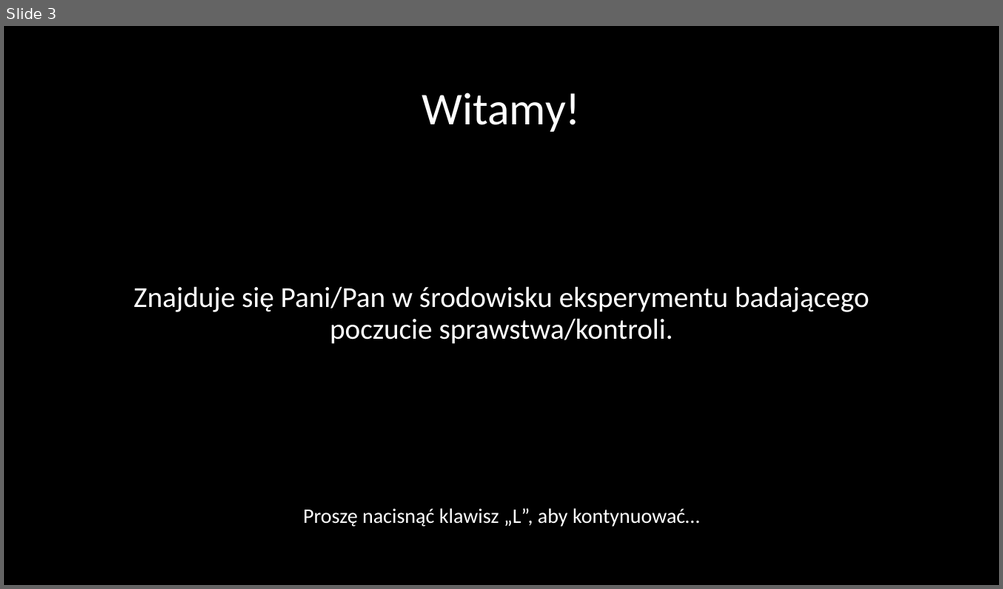
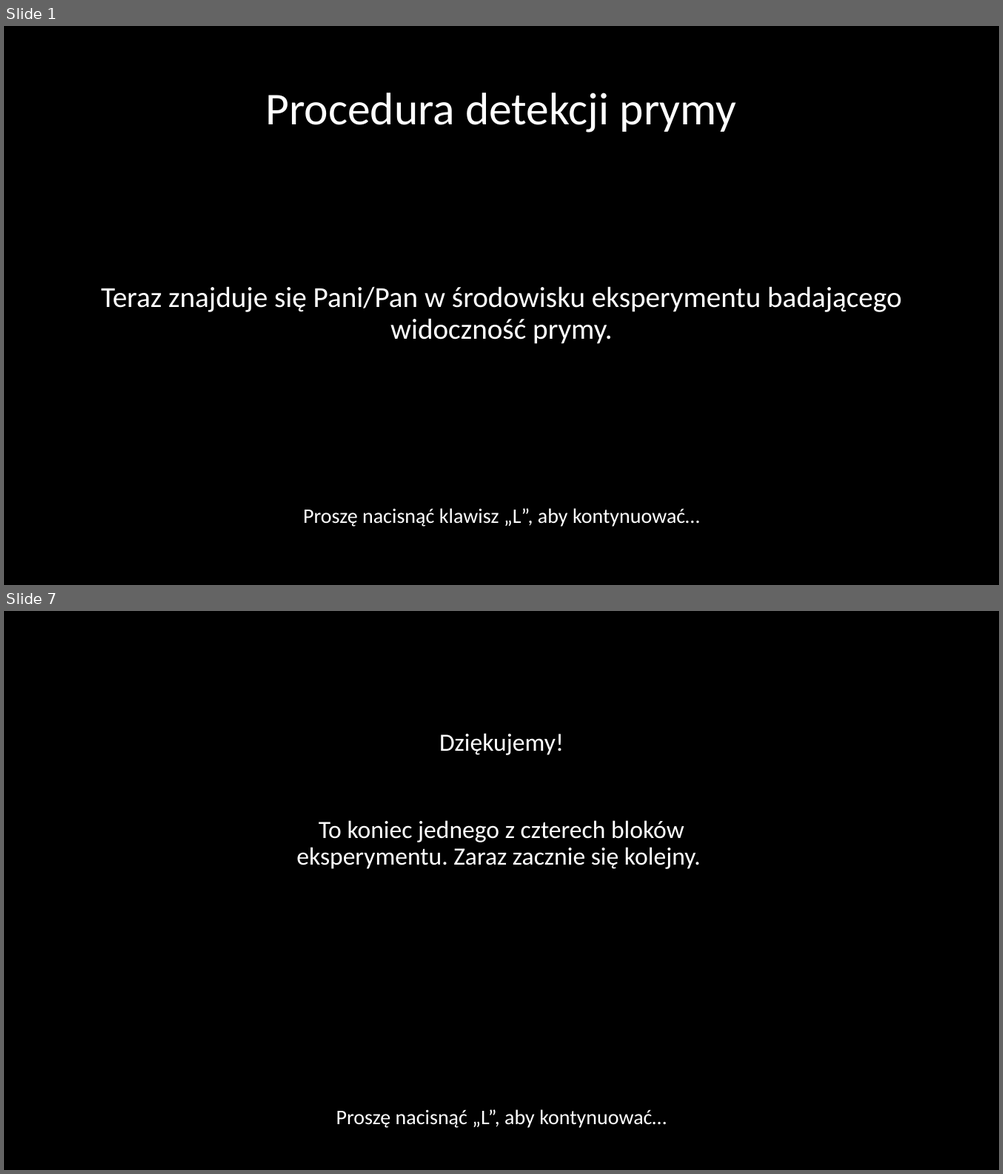
Before and after one commit to mmagnuski/senofag, a slide deck: EPRIME procedura png/Slajdy_Dprime.pptx. Shown one above the other, each under a label of ours: slide 3 before the commit, slides 1 and 7 after it; the slides between them are not shown. The pictures are 1003x589 and 1003x1174 pixels, drawn with LibreOffice and Linux fonts; fonts in the diff are those of the drawing. Boxes give left, top, right and bottom in pixels: in the first picture for what was removed or moved away, otherwise in the second. Text is boxed around its words. In the diff, an @@ line names an element or a change of style, - is before the commit and + after.

```diff
--- a/EPRIME procedura png/Slajdy_Dprime.pptx
+++ b/EPRIME procedura png/Slajdy_Dprime.pptx
@@ slide 7 added at bbox=[4, 611, 999, 1170], background #000000 @@
@@ text added at bbox=[439, 733, 563, 755], 24 pt, text #FFFFFF @@
+Dziękujemy!
@@ text added at bbox=[296, 820, 700, 869], 24 pt, text #FFFFFF @@
+To koniec jednego z czterech bloków eksperymentu. Zaraz zacznie się kolejny.
@@ text added at bbox=[336, 1110, 666, 1128], 20 pt, text #FFFFFF @@
+Proszę nacisnąć „L”, aby kontynuować…
@@ what was slide 3 is now slide 1 @@
@@ slide 1 changed as well @@
@@ title at bbox=[265, 93, 737, 133]: text changed @@
-Witamy!
+Procedura detekcji prymy
@@ text at bbox=[101, 286, 902, 344]: text changed @@
-Znajduje się Pani/Pan w środowisku eksperymentu badającego poczucie sprawstwa/kontroli.
+Teraz znajduje się Pani/Pan w środowisku eksperymentu badającego widoczność prymy.
```
Also in this commit, not shown: 1 other slide changed, 8 other slides added, 5 slides removed, 16 other files.
